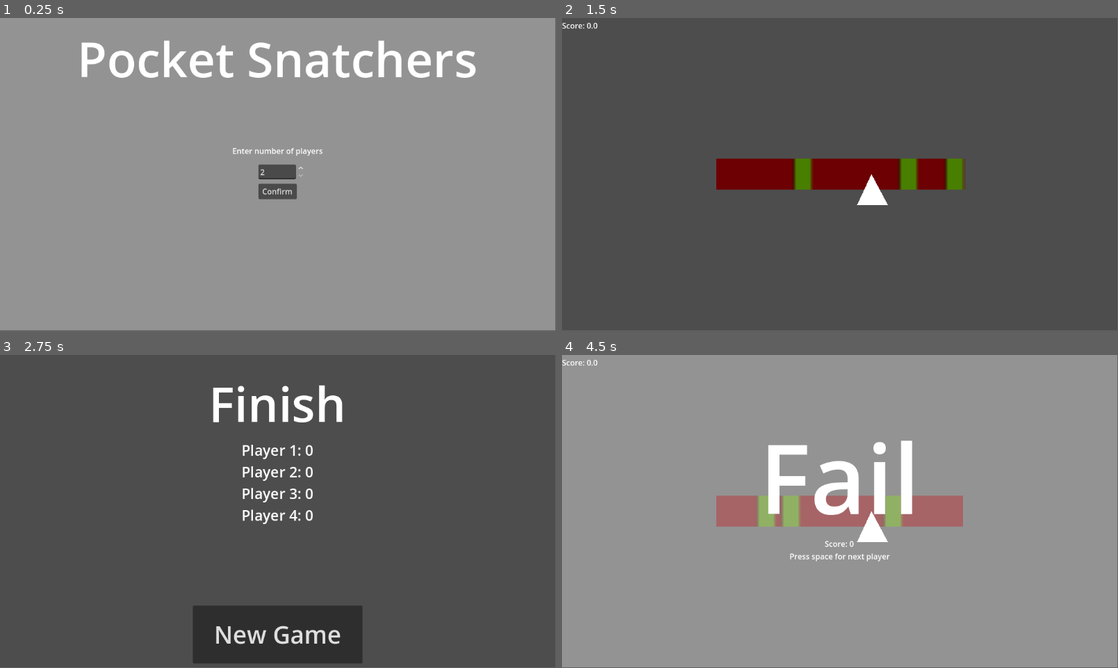
Above: before the commit, frames 1-4 (two rows, left to right).
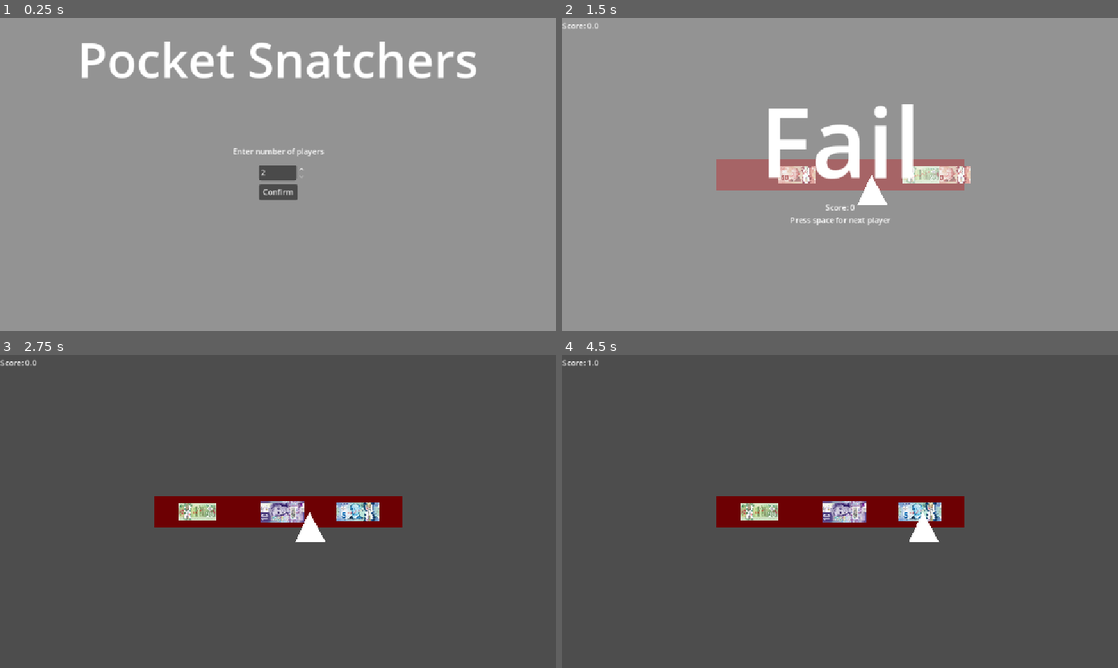
Above: after the commit, the same moments.

Repository: V3AI-Seven/English-Game
Game: Godot game, scene res://mainMenu.tscn
The game is run twice, just before and just after one commit, with the same random seed, the same clock (stepped at 60 frames per second) and the same inputs.
Inputs (mouse positions are in pixels of both pictures, inside the frame that each line leads up to):
- Up to frame 1 (0.25 s): no input
- Up to frame 2 (1.5 s): click "Confirm" at 0.5 s; tap Enter at 1.25 s; hold Space from 1.28 s (still down)
- Up to frame 3 (2.75 s): release Space at 2.03 s; tap Space at 2.1, 2.27, 2.57 s
- Up to frame 4 (4.5 s): click (840, 633) at 2.75 s, where only the run before the commit has a clickable "New Game"; click (840, 527) at 3.5 s, where only the run before the commit has a clickable "Confirm"; hold Space from 4.28 s (still down)
In our replay, the window is 799x449 before the commit and 800x450 after it. These sizes can differ from the game's own. Grey fills any space a smaller window leaves; there, only what the larger window draws over its background counts as a difference.

The runs differ from the first frame. In frame 1, 1.6% of the frame differs, in the area x 14-86%, y 7-59%; in frame 2, 99%; in frame 3, 12%; in frame 4, 100%, in the area x 0-100%, y 0-100%.

Commit message:
Success zones now money

Diff:
--- a/game.tscn
+++ b/game.tscn
@@ -1,7 +1,9 @@
-[gd_scene load_steps=16 format=3 uid="uid://dw266gma3mjjn"]
+[gd_scene load_steps=15 format=3 uid="uid://dw266gma3mjjn"]
 
 [ext_resource type="Script" uid="uid://b73n6emuhbmum" path="res://pickPocketBar.gd" id="1_fc0e3"]
 [ext_resource type="Script" uid="uid://dgt6rksplnmkn" path="res://pickPocketSelector.gd" id="2_7jktm"]
+[ext_resource type="Script" uid="uid://dhqnselwcym6d" path="res://success.gd" id="2_eow3j"]
+[ext_resource type="Texture2D" uid="uid://c4h8518n5lyrn" path="res://moneyTextures/100bill.png" id="2_ryrav"]
 [ext_resource type="Texture2D" uid="uid://52j3bhxsrsl2" path="res://pngimg.com - triangle_PNG1.png" id="3_7jktm"]
 [ext_resource type="Script" uid="uid://uwys6k3vgx3s" path="res://speedTracker.gd" id="3_ryrav"]
 [ext_resource type="Script" uid="uid://bsrseo8uvrw7r" path="res://failScreen.gd" id="4_eow3j"]
@@ -14,16 +16,6 @@
 [sub_resource type="GradientTexture1D" id="GradientTexture1D_e4fhd"]
 gradient = SubResource("Gradient_k0krc")
 width = 281
-
-[sub_resource type="QuadMesh" id="QuadMesh_7vrkn"]
-
-[sub_resource type="Gradient" id="Gradient_7vrkn"]
-offsets = PackedFloat32Array(0, 0.2, 0.8, 1)
-colors = PackedColorArray(0, 0, 0, 0, 0.283557, 0.499552, 0, 1, 0.282353, 0.498039, 0, 1, 0.427451, 0, 0.0156863, 0)
-metadata/_snap_enabled = true
-
-[sub_resource type="GradientTexture1D" id="GradientTexture1D_fu7sn"]
-gradient = SubResource("Gradient_7vrkn")
 
 [sub_resource type="QuadMesh" id="QuadMesh_eclor"]
 
@@ -48,11 +40,12 @@
 texture = SubResource("GradientTexture1D_e4fhd")
 
 [node name="success" type="Node2D" parent="pickPocketBar"]
+script = ExtResource("2_eow3j")
 
-[node name="MeshInstance2D" type="MeshInstance2D" parent="pickPocketBar/success"]
-scale = Vector2(48, 64)
-mesh = SubResource("QuadMesh_7vrkn")
-texture = SubResource("GradientTexture1D_fu7sn")
+[node name="moneyTexture" type="Sprite2D" parent="pickPocketBar/success"]
+position = Vector2(-1.52588e-05, -7.62939e-06)
+scale = Vector2(0.193989, 0.193989)
+texture = ExtResource("2_ryrav")
 
 [node name="selector" type="Node2D" parent="."]
 script = ExtResource("2_7jktm")
--- a/pickPocketSelector.gd
+++ b/pickPocketSelector.gd
@@ -1,6 +1,6 @@
 extends Node2D
 
-signal speedChange(speed: float)
+signal speedChange(speed: int)
 signal successSig
 signal failSig
 signal resetSig
@@ -8,6 +8,7 @@
 const graceRange = 30
 const speedIncrease = 0.75
 const startSpeed = 1.5
+
 var players = 1
 var score = 0
 var currentPlayer = 1
@@ -36,47 +37,48 @@
 		else:
 			left = true
 
-func _input(_ev):
-	if Input.is_key_pressed(KEY_SPACE):
-		if running == true:
-			await get_tree().create_timer(0.01).timeout
-			if (position.x >= (successPos[0]-graceRange) && position.x < (successPos[0]+graceRange)) or (position.x >= (successPos[1]-graceRange) && position.x < (successPos[1]+graceRange)) or (position.x >= (successPos[2]-graceRange) && position.x < (successPos[2]+graceRange)):
-				speed += speedIncrease
-				print("Player succedded at position " + str(position.x))
-				score += 1
-				Score.scores[currentPlayer-1] += 1
+func _input(event):
+	if event is InputEventKey:
+		if event.pressed and event.keycode == KEY_SPACE and not event.is_echo():
+			if running == true:
+				#await get_tree().create_timer(0.05).timeout
+				if move and (position.x >= (successPos[0]-graceRange) && position.x < (successPos[0]+graceRange)) or (position.x >= (successPos[1]-graceRange) && position.x < (successPos[1]+graceRange)) or (position.x >= (successPos[2]-graceRange) && position.x < (successPos[2]+graceRange)):
+					speed += speedIncrease
+					print("Player succedded at position " + str(position.x))
+					score += 1
+					Score.scores[currentPlayer-1] += 1
 
 
-				speedChange.emit(score)
-				move = false
-				successPos.clear()
-				await get_tree().create_timer(0.5).timeout
-				successSig.emit()
-				await get_tree().create_timer(0.5).timeout
+					speedChange.emit(score)
+					move = false
+					successPos.clear()
+					await get_tree().create_timer(0.5).timeout
+					successSig.emit()
+					await get_tree().create_timer(0.5).timeout
+					move = true
+				elif move:
+					move = false
+					running = false
+					print("Player failed at position "  + str(position.x))
+					print("Player failed with score " +str(score))
+					print("Current player is:" +str(currentPlayer))
+					if currentPlayer != players:
+						currentPlayer += 1
+						print("New player is: " +str(currentPlayer))
+					elif currentPlayer == players:
+						get_tree().change_scene_to_file("res://finishScreen.tscn")
+					failSig.emit()
+					successPos.clear()
+
+			else:
+				resetSig.emit()
+				speed = startSpeed
+				score = 0
+				speedChange.emit(0)
+
+				await get_tree().create_timer(1).timeout
 				move = true
-			else:
-				print("Player failed at position "  + str(position.x))
-				print("Player failed with score " +str(score))
-				print("Current player is:" +str(currentPlayer))
-				if currentPlayer != players:
-					currentPlayer += 1
-					print("New player is: " +str(currentPlayer))
-				elif currentPlayer == players:
-					get_tree().change_scene_to_file("res://finishScreen.tscn")
-				failSig.emit()
-				successPos.clear()
-
-				move = false
-				running = false
-		else:
-			resetSig.emit()
-			speed = startSpeed
-			score = 0
-			speedChange.emit(0)
-
-			await get_tree().create_timer(1).timeout
-			running = true
-			move = true
+				running = true
 
 
 
--- a/project.godot
+++ b/project.godot
@@ -19,3 +19,7 @@
 
 Score="*res://score.gd"
 Players="*res://players.gd"
+
+[display]
+
+window/stretch/mode="canvas_items"
--- /dev/null
+++ b/success.gd
@@ -0,0 +1,13 @@
+extends Node2D
+
+var billTexturesArray := [
+	preload("res://moneyTextures/5bill.png"),
+	preload("res://moneyTextures/10bill.png"),
+	preload("res://moneyTextures/20bill.png"),
+	preload("res://moneyTextures/50bill.png"),
+	preload("res://moneyTextures/100bill.png")
+]
+
+func _ready() -> void:
+
+	$moneyTexture.texture = billTexturesArray[randi() % billTexturesArray.size()]
Binary file added: moneyTextures/100bill.png
Not shown, added: moneyTextures/100bill.png.import
Binary file added: moneyTextures/10bill.png
Not shown, added: moneyTextures/10bill.png.import
Binary file added: moneyTextures/20bill.png
Not shown, added: moneyTextures/20bill.png.import
Binary file added: moneyTextures/50bill.png
Not shown, added: moneyTextures/50bill.png.import
Binary file added: moneyTextures/5bill.png
Not shown, added: moneyTextures/5bill.png.import
Not shown, added: success.gd.uid
